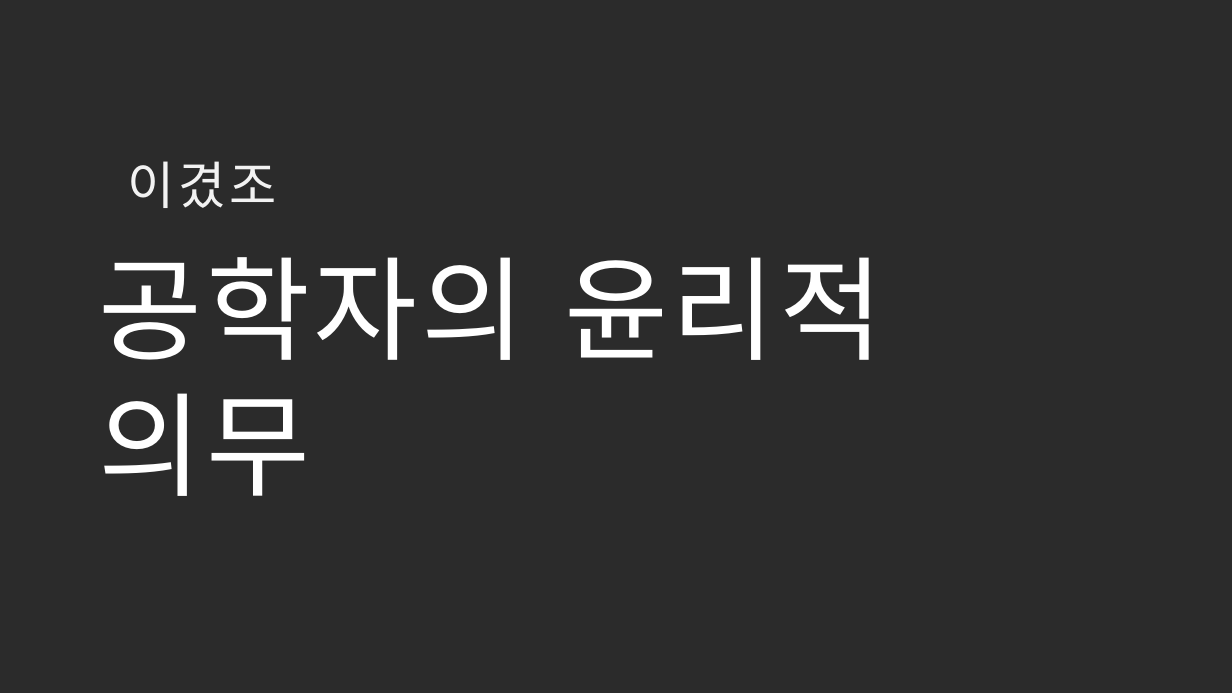
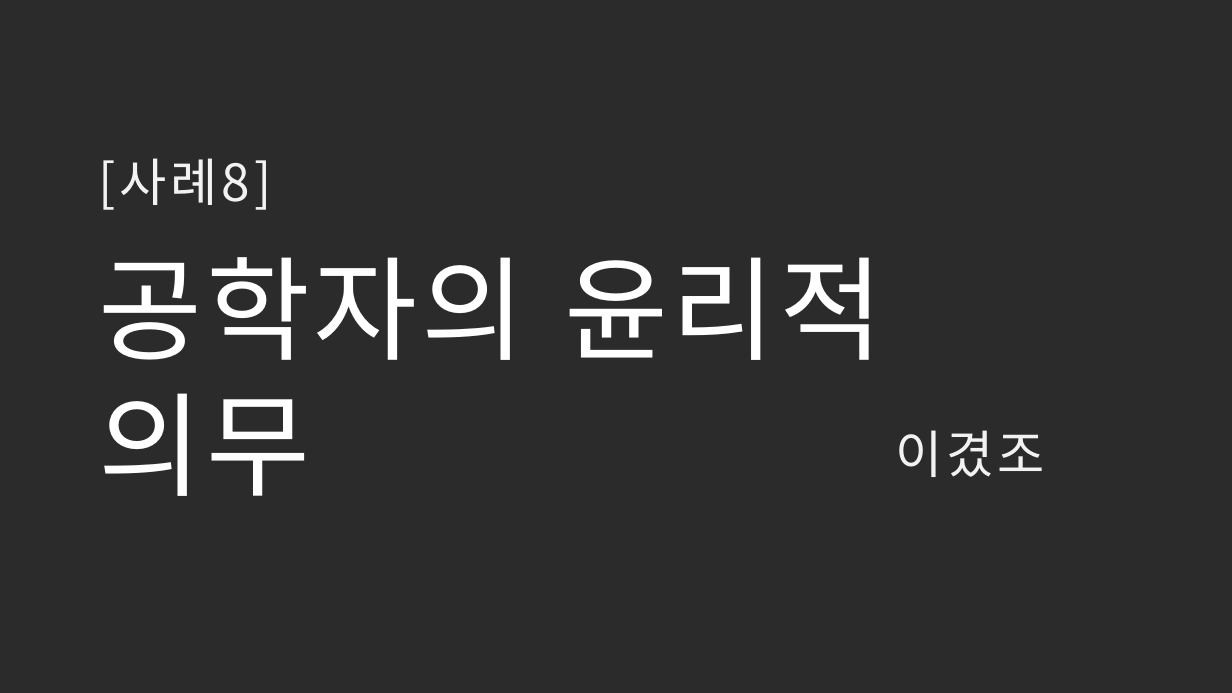
Before and after one commit to kmu-cs-rascar-2018/class-04-WooJeongHeon, a slide deck: slide 2 of 3차과제_1조(이겼조)_[사례8]공학자의 윤리적 의무_20181640안세홍, 20181644우정헌.pptx. Drawn at 1232x693 pixels with LibreOffice and Linux fonts; fonts in the diff are those of the drawing; background and template pictures are left out; a plain dark background stands for a picture behind light text. Boxes give left, top, right and bottom in pixels: in the first picture for what was removed or moved away, otherwise in the second. Text is boxed around its words. In the diff, an @@ line names an element or a change of style, - is before the commit and + after.

```diff
--- a/3차과제_1조(이겼조)_[사례8]공학자의 윤리적 의무_20181640안세홍, 20181644우정헌.pptx
+++ b/3차과제_1조(이겼조)_[사례8]공학자의 윤리적 의무_20181640안세홍, 20181644우정헌.pptx
@@ text added at (99,158,272,210), 40 pt, text #F2F2F2 @@
+[사례8]
@@ text "이겼조": place and size @@
-text "이겼조" at (128,161,277,208)
+text "이겼조" at (895,430,1044,477)
```
Also in this commit, not shown: 1 other slide changed, 1 slide added.
